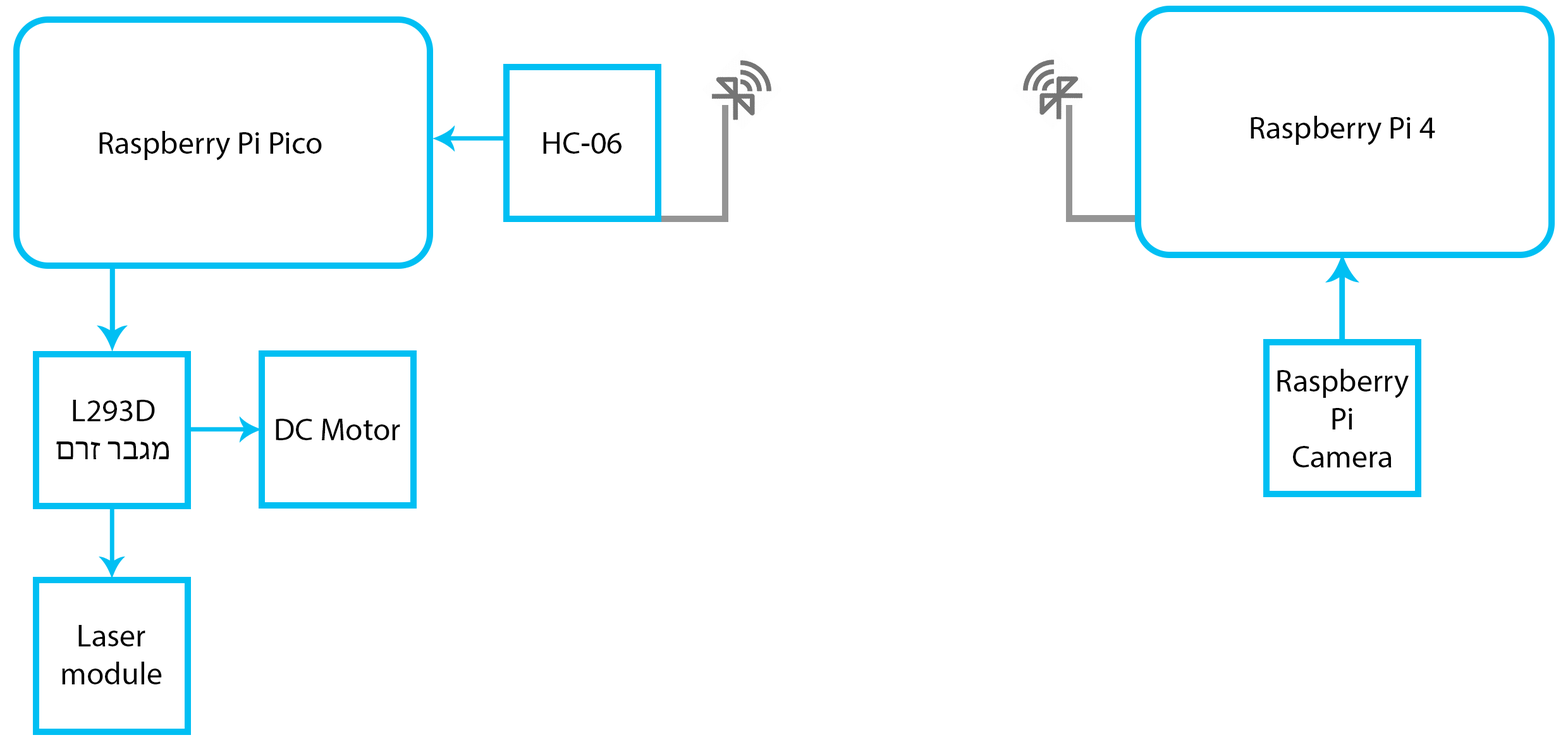
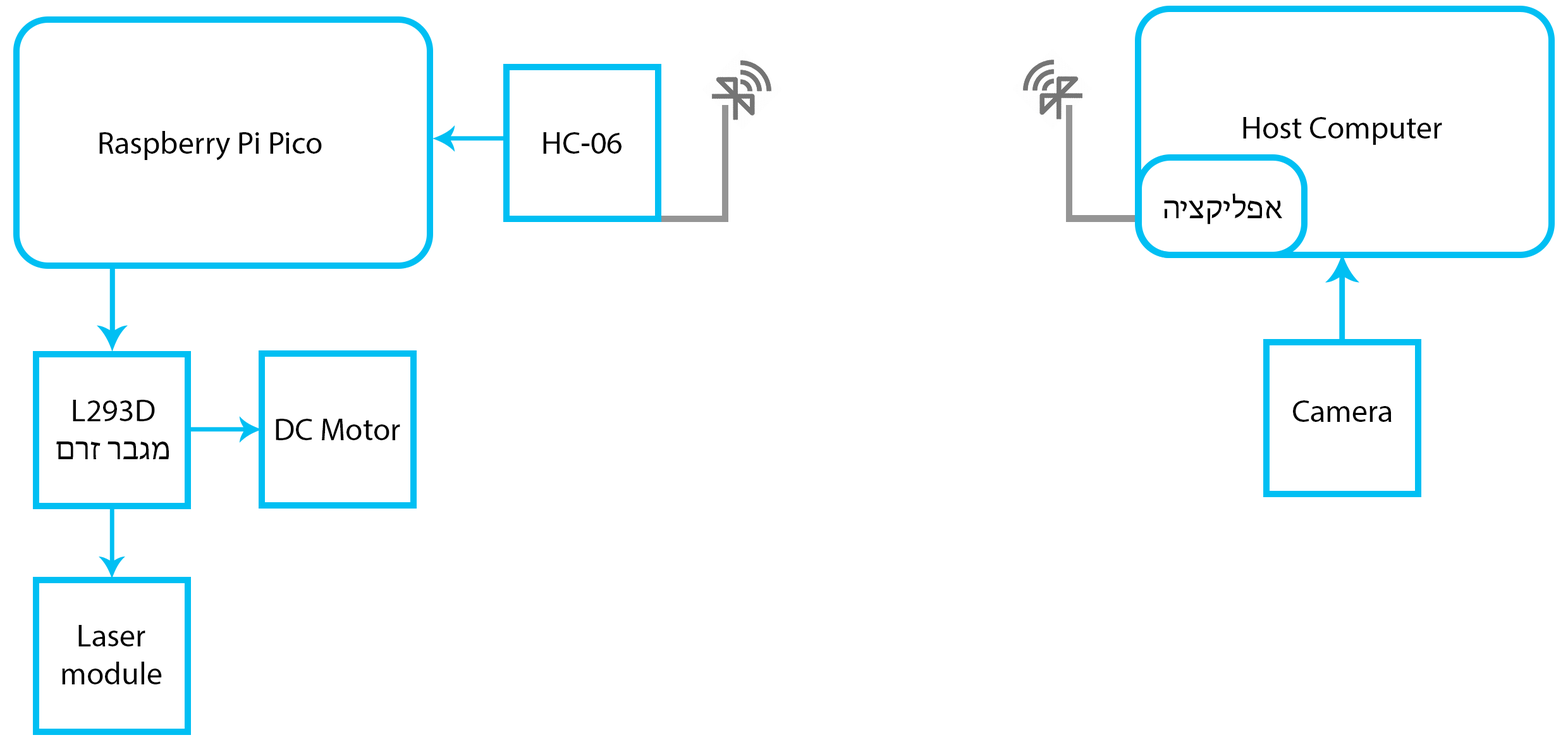
Before/after of a 1568 x 747 layered artwork. What changed in the layer stack:
added layer "אפליקציה" in group "HOST PC" over (1163, 192, 1283, 225)
added layer "App" in group "HOST PC" over (1141, 154, 1308, 258)
renamed "Raspberry Pi 4" to "Host Computer", painted on it over (1243, 115, 1443, 146)
renamed "Raspberry Pi Camera" to "Camera", painted on it over (1277, 368, 1409, 468)
